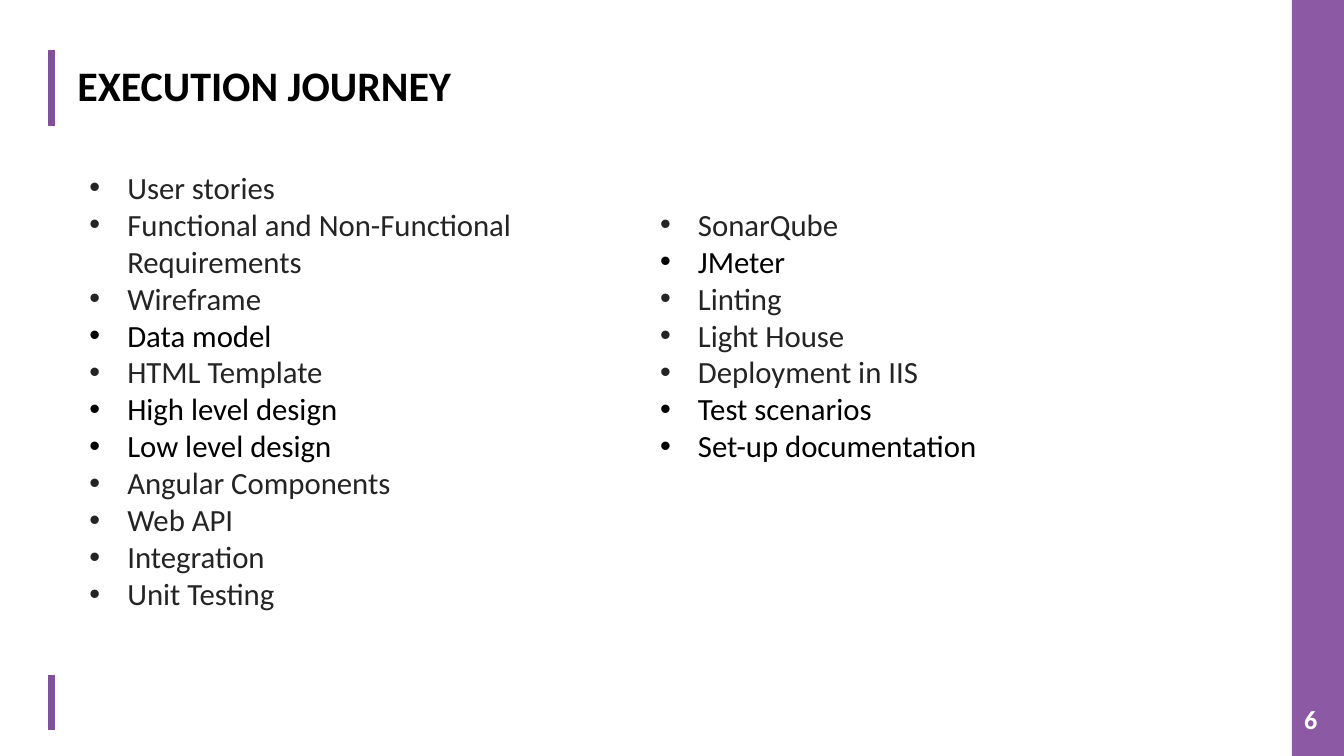
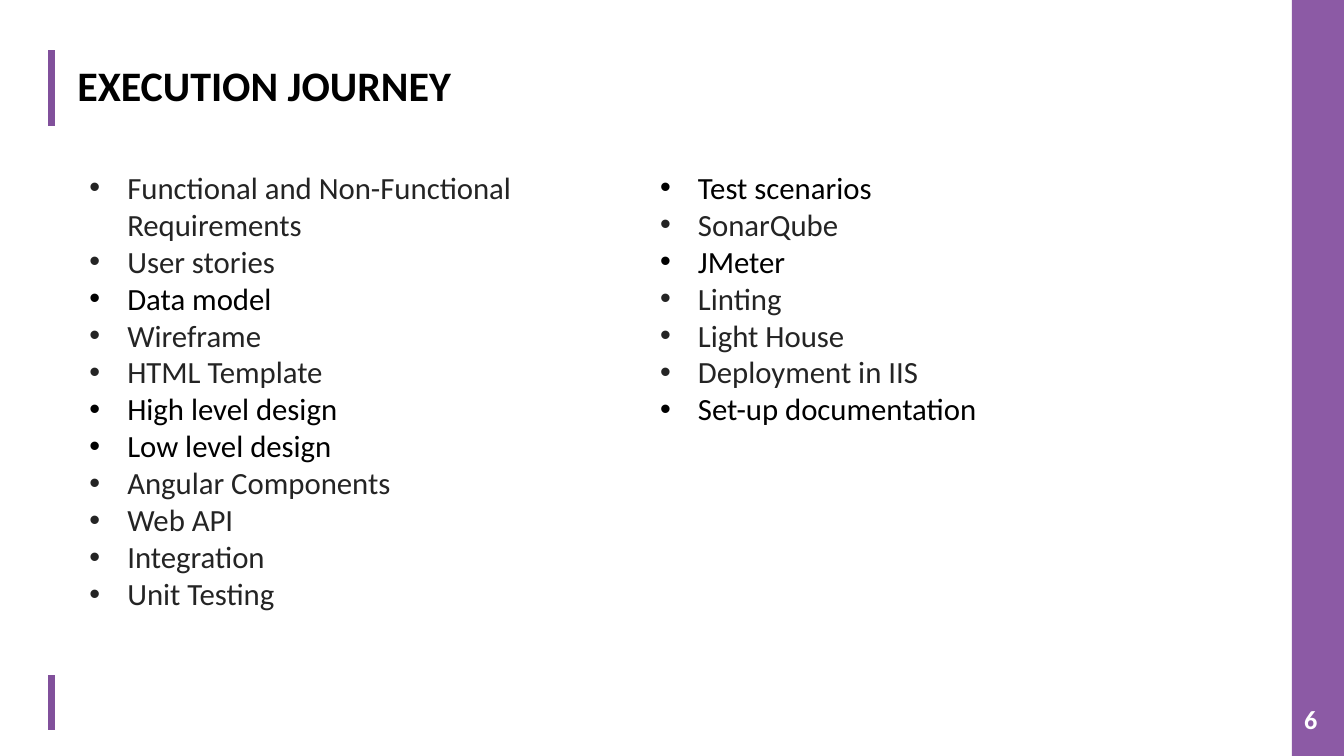
Before and after one commit to TeamAlpha01/Project, a slide deck: slide 6 of Demo PPT/IMS PPT.pptx. Drawn at 1344x756 pixels with LibreOffice and Linux fonts; fonts in the diff are those of the drawing; background and template pictures are left out. Boxes give left, top, right and bottom in pixels: in the first picture for what was removed or moved away, otherwise in the second. Text is boxed around its words. In the diff, an @@ line names an element or a change of style, - is before the commit and + after.

```diff
--- a/Demo PPT/IMS PPT.pptx
+++ b/Demo PPT/IMS PPT.pptx
@@ text at [127, 177, 511, 241]: paragraph added @@
+• Functional and Non-Functional Requirements
@@ text at [698, 178, 871, 200]: paragraph added @@
+• Test scenarios
@@ text at [127, 288, 271, 311]: text changed; text colour #242424 to #000000 @@
-• Functional and Non-Functional Requirements
+• Data model
@@ text at [127, 325, 271, 348]: paragraph removed @@
-• Data model
@@ text at [698, 399, 871, 421]: paragraph removed @@
-• Test scenarios
```
Also in this commit, not shown: 7 other slides changed.
